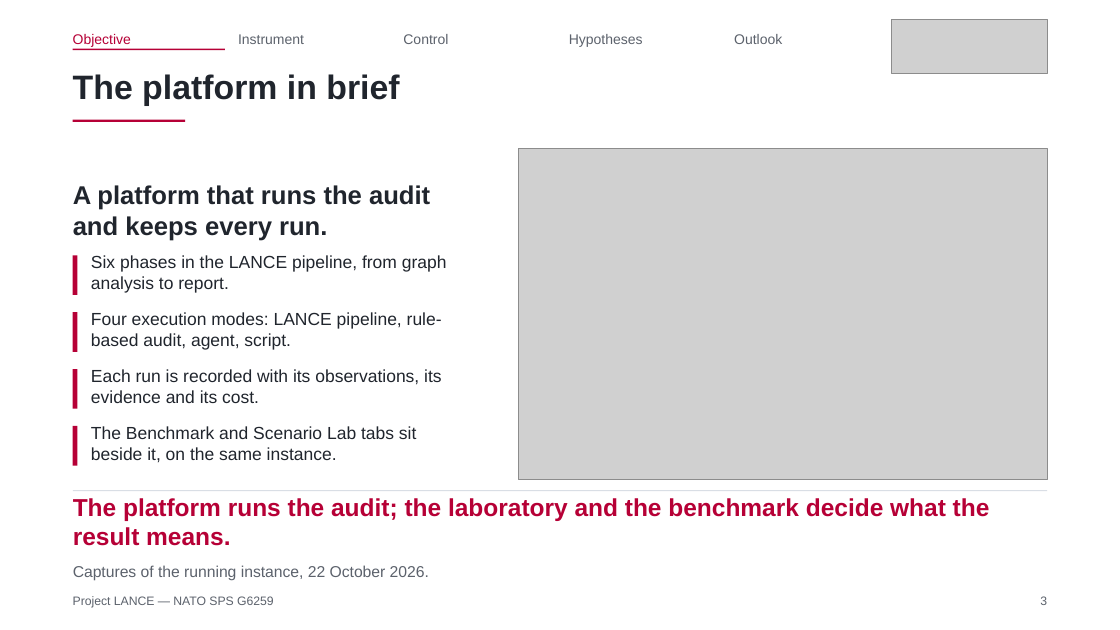
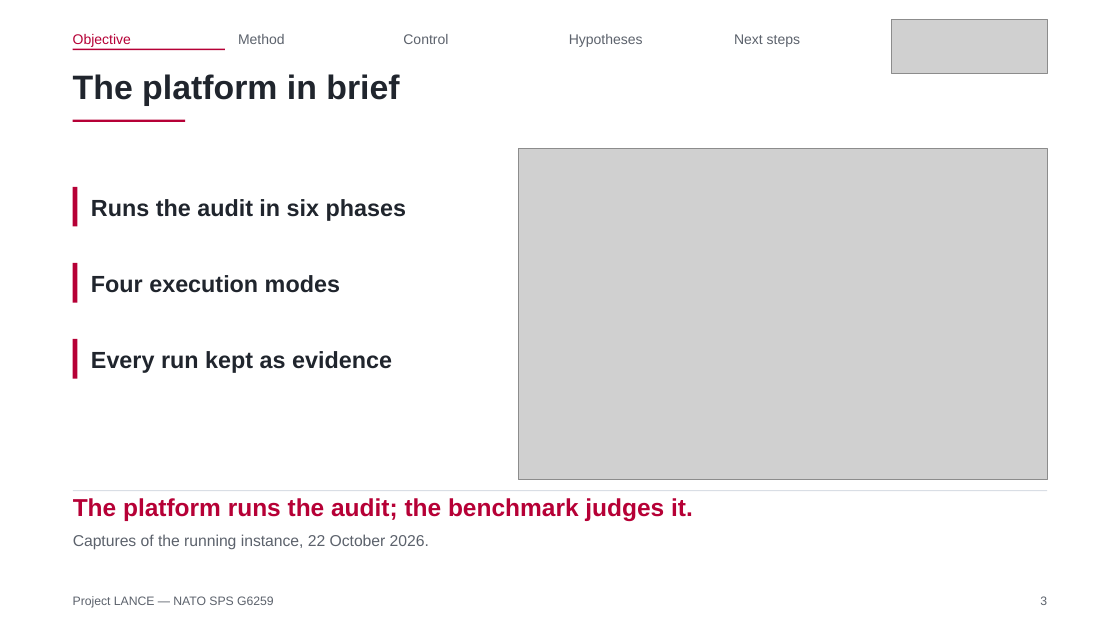
Before and after one commit to Tanguyvans/LANCE, a slide deck: slide 3 of objectifs/presentation-2026-10-23/slides.pptx. Drawn at 1120x630 pixels with LibreOffice and Linux fonts; fonts in the diff are those of the drawing; grey boxes stand for pictures. Boxes give left, top, right and bottom in pixels: in the first picture for what was removed or moved away, otherwise in the second. Text is boxed around its words. In the diff, an @@ line names an element or a change of style, - is before the commit and + after.

```diff
--- a/objectifs/presentation-2026-10-23/slides.pptx
+++ b/objectifs/presentation-2026-10-23/slides.pptx
@@ text at bbox=[238, 34, 285, 44]: text changed @@
-Instrument
+Method
@@ text at bbox=[734, 34, 800, 47]: text changed @@
-Outlook
+Next steps
@@ text "Runs the audit in six ..." at bbox=[91, 199, 406, 221]: vertical alignment top to middle @@
@@ rectangle: place and size @@
-rectangle at bbox=[73, 369, 78, 408]
+rectangle at bbox=[73, 187, 78, 226]
@@ text at bbox=[91, 199, 406, 221]: text changed; size 22 to 20 pt @@
-A platform that runs the audit and keeps every run.
+Runs the audit in six phases
@@ rectangle: place and size @@
-rectangle at bbox=[73, 255, 78, 295]
+rectangle at bbox=[73, 263, 78, 302]
@@ text "Four execution modes" at bbox=[91, 275, 340, 293]: vertical alignment top to middle @@
@@ text removed at bbox=[91, 255, 447, 293] @@
-Six phases in the LANCE pipeline, from graph analysis to report.
@@ text at bbox=[91, 275, 340, 293]: text changed; size 15 to 20 pt; bold on @@
-Four execution modes: LANCE pipeline, rule-based audit, agent, script.
+Four execution modes
@@ rectangle: place and size @@
-rectangle at bbox=[73, 313, 78, 352]
+rectangle at bbox=[73, 339, 78, 379]
@@ text added at bbox=[91, 351, 392, 373], 20 pt, text #20252D, bold @@
+Every run kept as evidence
@@ text removed at bbox=[91, 369, 441, 403] @@
-Each run is recorded with its observations, its evidence and its cost.
@@ rectangle removed at bbox=[73, 426, 78, 465] @@
@@ text removed at bbox=[91, 426, 416, 462] @@
-The Benchmark and Scenario Lab tabs sit beside it, on the same instance.
@@ text at bbox=[73, 498, 693, 521]: text changed @@
-The platform runs the audit; the laboratory and the benchmark decide what the result means.
+The platform runs the audit; the benchmark judges it.
@@ text "Captures of the running instance, ...": place and size @@
-text "Captures of the running instance, ..." at bbox=[73, 565, 429, 581]
+text "Captures of the running instance, ..." at bbox=[73, 534, 429, 550]
```
Also in this commit, not shown: 9 other slides changed, 3 slides removed, 3 other files.
